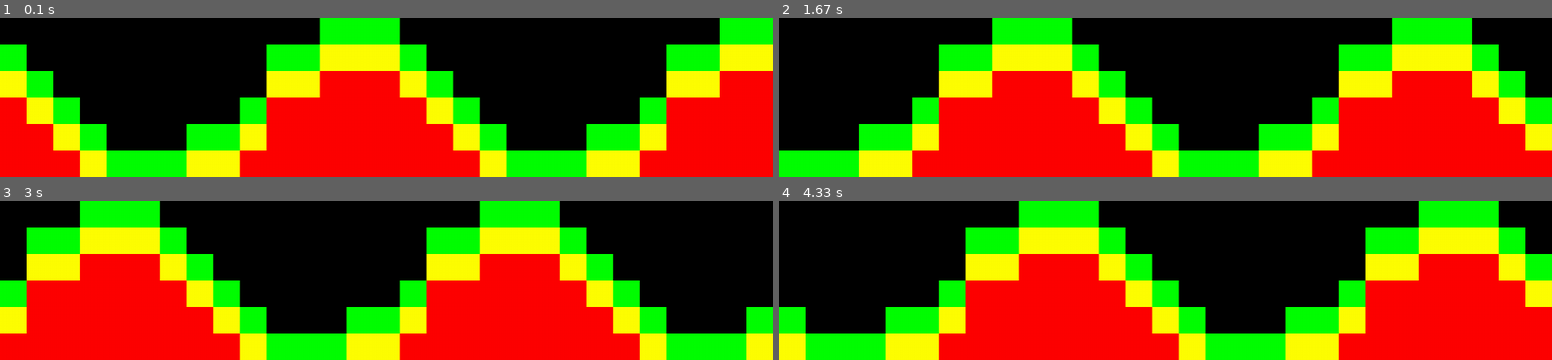
Above: before the commit, frames 1-4 (two rows, left to right).
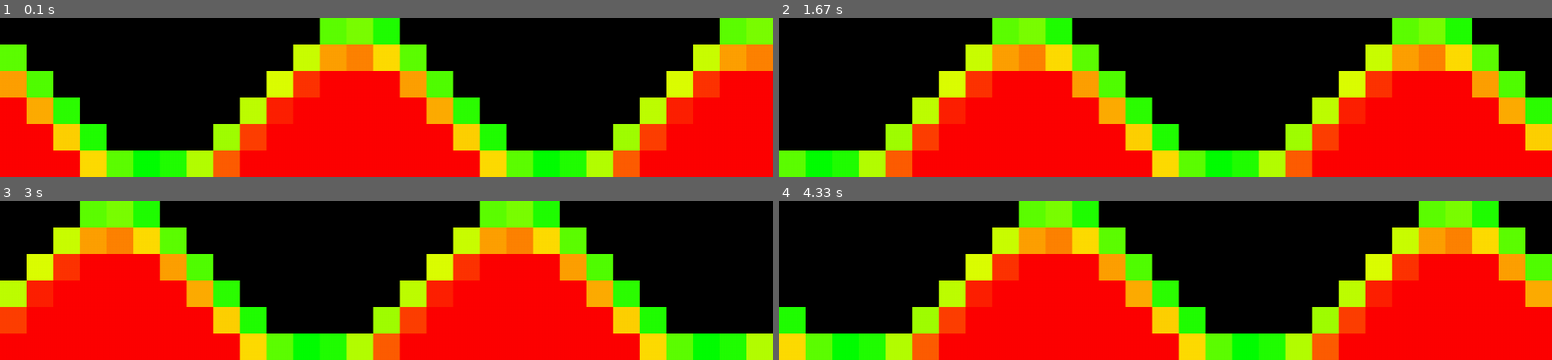
Above: after the commit, the same moments.

Repository: redmountainmakers/led_brick
Game: pygame game, started from bb/sinwave-multicolor.py
Same seed, same stepped clock (60 frames per second), same inputs: the game is played once before the commit and once after it. The source is Python 2; it was converted automatically to run under Python 3.
Inputs:
- Up to frame 1 (0.1 s): no input
- Up to frame 2 (1.67 s): no input
- Up to frame 3 (3 s): no input
- Up to frame 4 (4.33 s): no input

The runs differ from the first frame. In frame 1, 30% of the frame differs, in the area x 0-100%, y 0-100%; in frame 2, 30%; in frame 3, 30%; in frame 4, 30%.

Commit message:
Add anti-aliasing

Diff:
--- a/bb/sinwave-multicolor.py
+++ b/bb/sinwave-multicolor.py
@@ -34,15 +34,25 @@
 	(255, 0, 0)
 ]
 
+def blend(c1, c2, weight1):
+	return (
+		int(float(c1[0]) * weight1 + float(c2[0]) * (1 - weight1)),
+		int(float(c1[1]) * weight1 + float(c2[1]) * (1 - weight1)),
+		int(float(c1[2]) * weight1 + float(c2[2]) * (1 - weight1))
+	)
+
 # precalculate all colors along one full sine wave cycle
+whatever = 0.5 # seems to work better than epsilon or 1
 for x in range(x_steps):
-	y = int(round((1 + math.sin(2 * math.pi * x / x_steps)) * (y_steps - 1) / 2))
+	y = (1 + math.sin(2 * math.pi * x / x_steps)) * (y_steps - whatever) / 2
+	y_int = int(y)
+	y_frac = y - int(y)
 	c = 0
-	print 'x=%d y=%d' % (x, y)
-	while y >= 0:
-		sin_table[x][y] = colors[c]
+	print 'x=%d y=%f' % (x, y)
+	while y_int >= 0:
+		sin_table[x][y_int] = blend(colors[c], colors[c + 1], 1 - y_frac)
 		c += 1
-		y -= 1
+		y_int -= 1
 
 print "Drawing sine waves"
 
